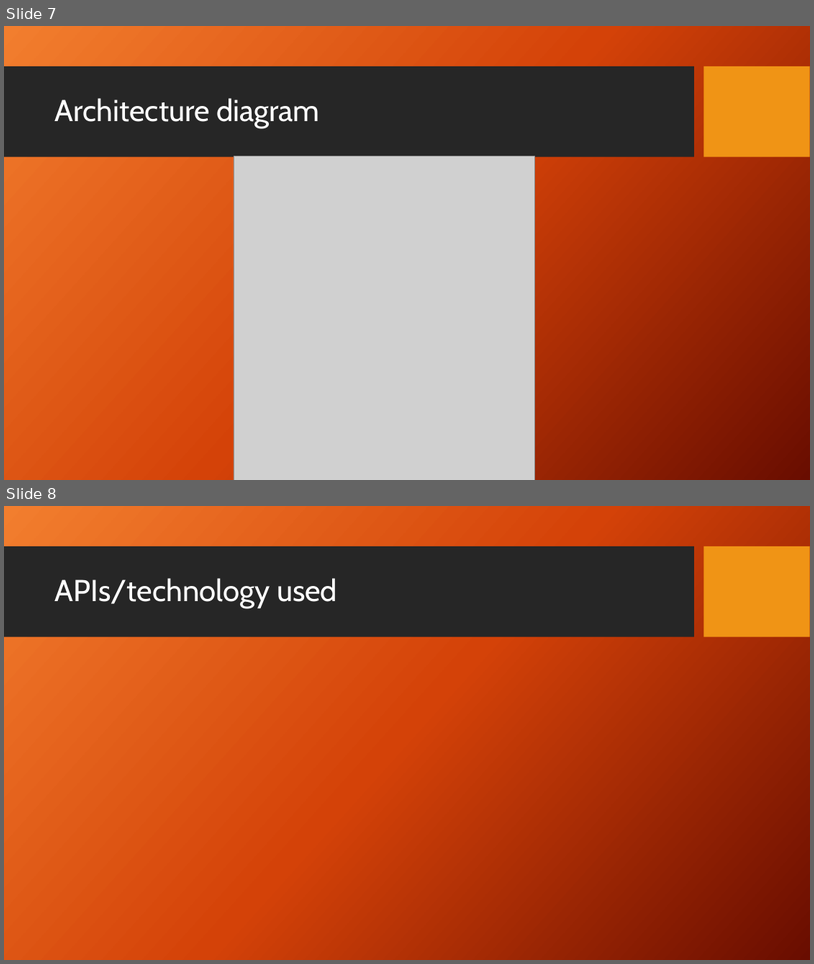
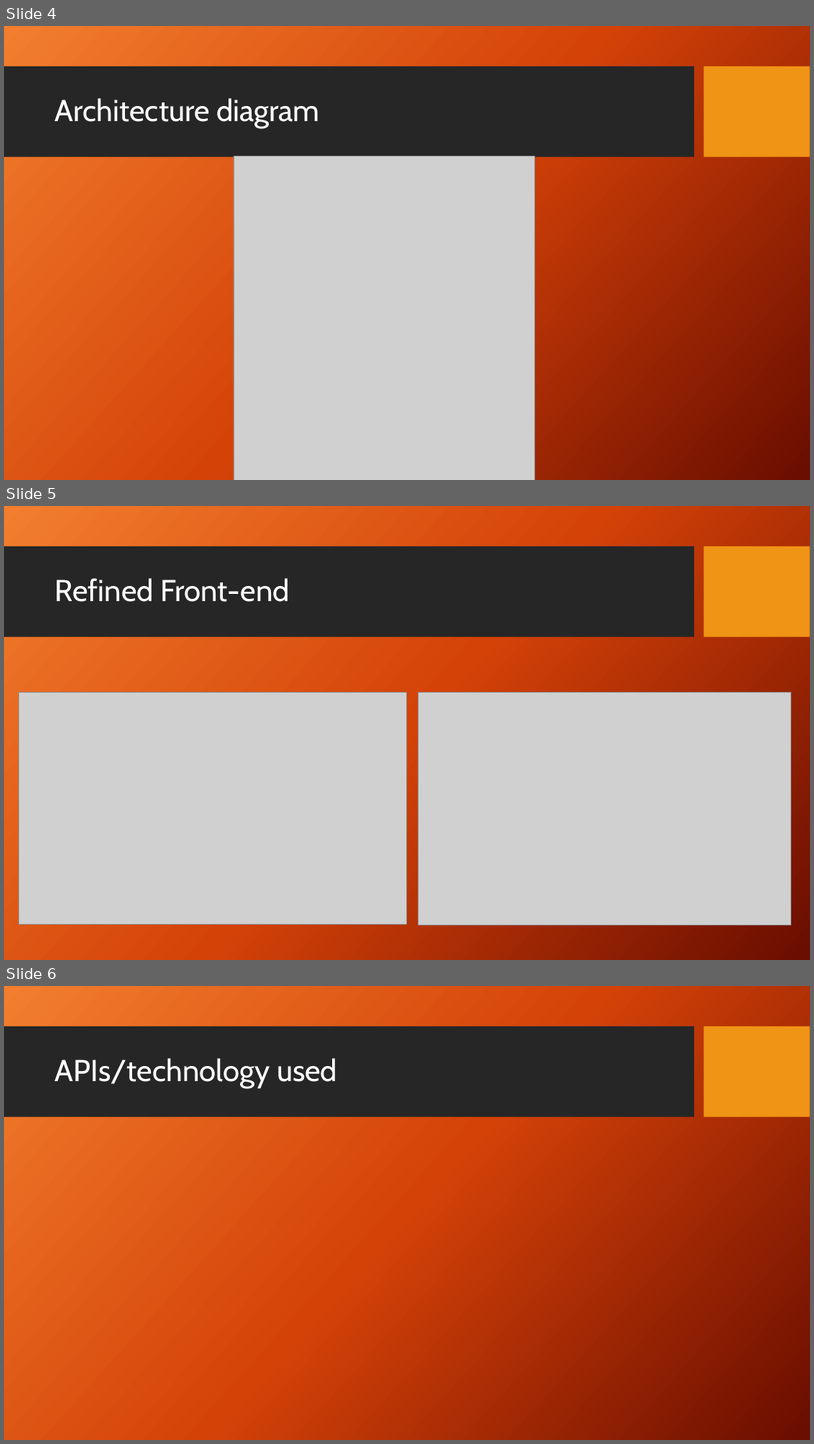
Before and after one commit to Dwaddle26/EncryptNotes, a slide deck: Phase 2 Documentation/Team_2_Presentation_2.pptx. Shown one above the other, each under a label of ours: slides 7 and 8 before the commit, slides 4, 5 and 6 after it. The pictures are 814x964 and 814x1444 pixels, drawn with LibreOffice and Linux fonts; fonts in the diff are those of the drawing; grey boxes stand for pictures; background and template pictures are left out. Boxes give left, top, right and bottom in pixels: in the first picture for what was removed or moved away, otherwise in the second. Text is boxed around its words. In the diff, an @@ line names an element or a change of style, - is before the commit and + after.

```diff
--- a/Phase 2 Documentation/Team_2_Presentation_2.pptx
+++ b/Phase 2 Documentation/Team_2_Presentation_2.pptx
@@ slide 5 added at [4,506,810,960], background picture (left out); not listed: 2 template elements that a slide beside it also shows @@
@@ title added at [55,578,289,602], 36 pt, text #FFFFFF @@
+Refined Front-end
@@ picture added at [18,692,407,924] @@
@@ picture added at [419,692,792,925] @@
@@ what was slide 7 is now slide 4 @@
@@ what was slide 8 is now slide 6 @@
```
Also in this commit, not shown: 3 slides removed.
